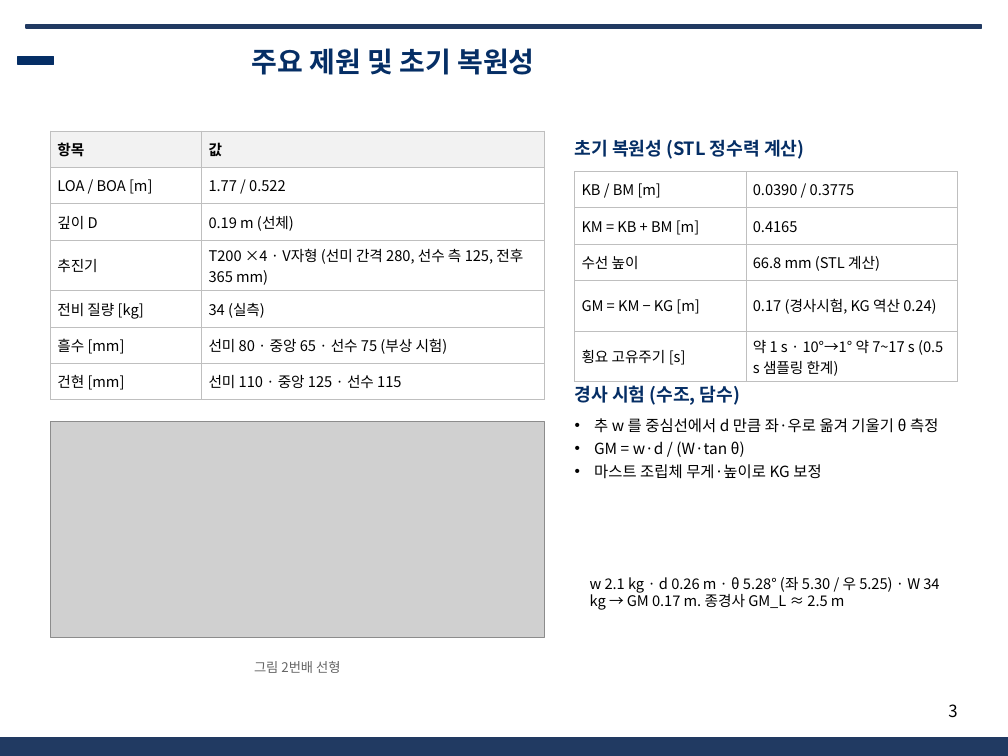
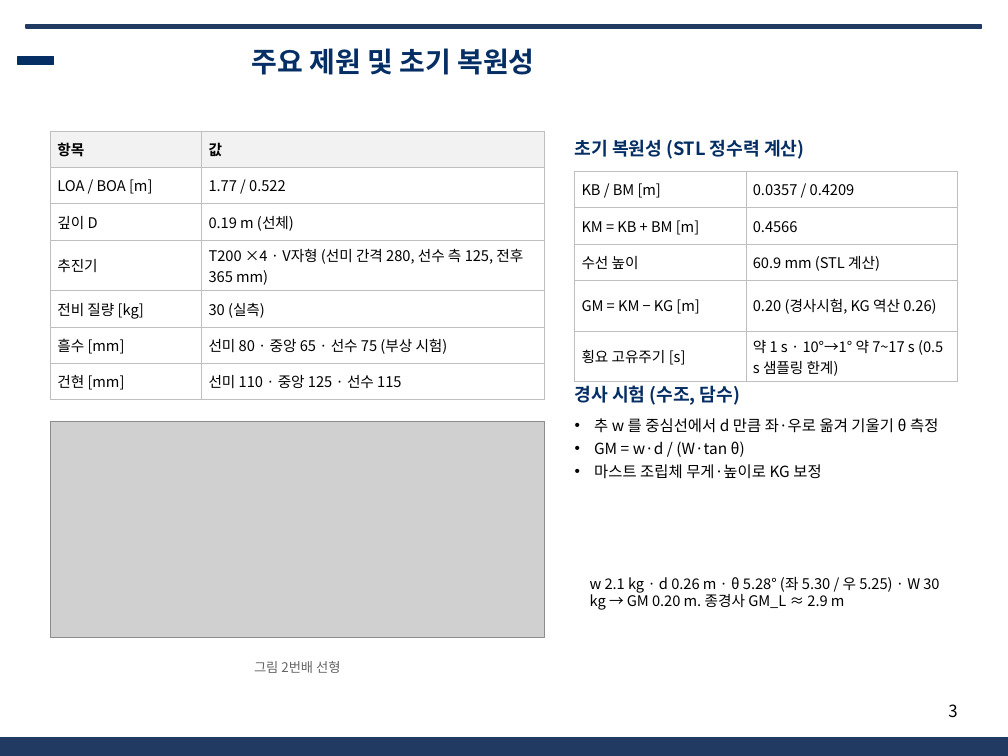
Before and after one commit to unmatsutake377-rgb/ros2_ws, a slide deck: slide 3 of docs/전달용/보고서_분담/발표자료_SSF_B.pptx. Drawn at 1008x756 pixels with LibreOffice and Linux fonts; fonts in the diff are those of the drawing; grey boxes stand for pictures; background and template pictures are left out. Boxes give left, top, right and bottom in pixels: in the first picture for what was removed or moved away, otherwise in the second. Text is boxed around its words. In the diff, an @@ line names an element or a change of style, - is before the commit and + after.

```diff
--- a/docs/전달용/보고서_분담/발표자료_SSF_B.pptx
+++ b/docs/전달용/보고서_분담/발표자료_SSF_B.pptx
@@ table at bbox=[50, 131, 544, 394] @@
-row 5, column 2: 34 (실측)
+row 5, column 2: 30 (실측)
@@ table at bbox=[575, 171, 958, 380] @@
-row 1, column 2: 0.0390 / 0.3775
+row 1, column 2: 0.0357 / 0.4209
-row 2, column 2: 0.4165
+row 2, column 2: 0.4566
-row 3, column 2: 66.8 mm (STL 계산)
+row 3, column 2: 60.9 mm (STL 계산)
-row 4, column 2: 0.17 (경사시험, KG 역산 0.24)
+row 4, column 2: 0.20 (경사시험, KG 역산 0.26)
@@ text at bbox=[590, 577, 939, 610]: text changed @@
-w 2.1 kg · d 0.26 m · θ 5.28° (좌 5.30 / 우 5.25) · W 34 kg → GM 0.17 m. 종경사 GM_L ≈ 2.5 m
+w 2.1 kg · d 0.26 m · θ 5.28° (좌 5.30 / 우 5.25) · W 30 kg → GM 0.20 m. 종경사 GM_L ≈ 2.9 m
```
Also in this commit, not shown: 2 other slides changed, 6 other files.
